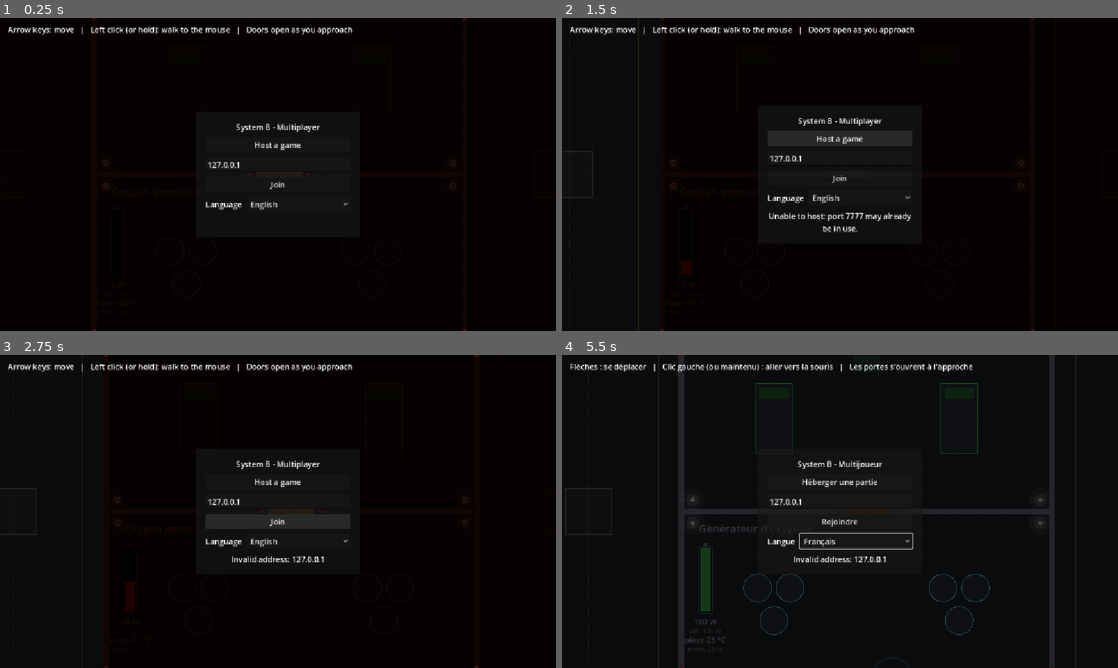
Above: before the commit, frames 1-4 (two rows, left to right).
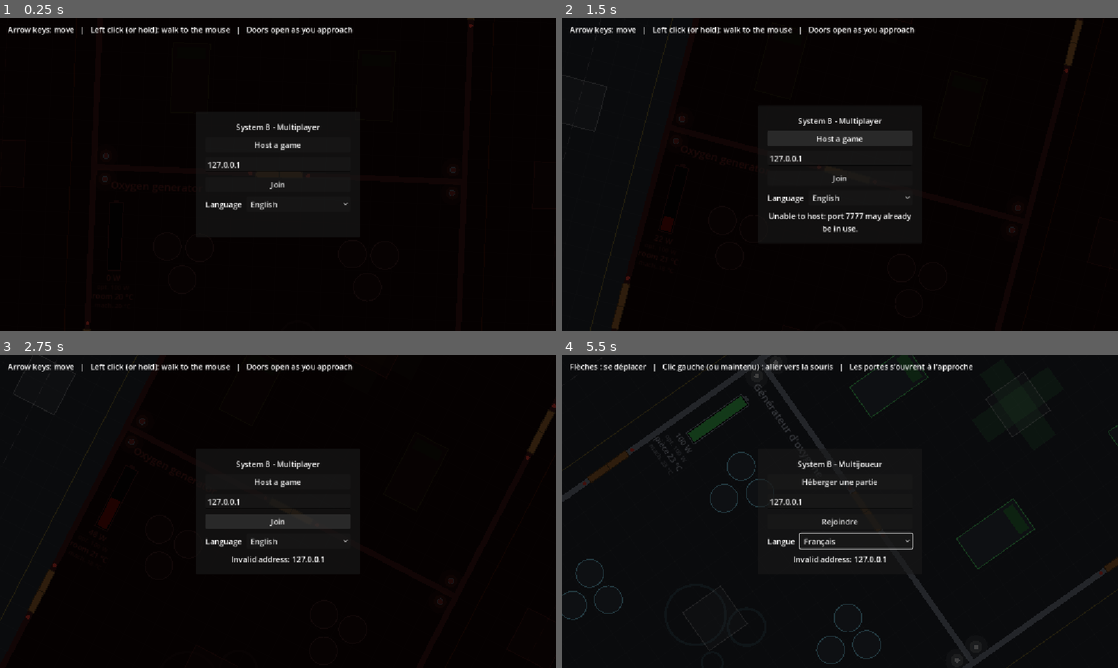
Above: after the commit, the same moments.

Repository: Astropong/System_B
Game: Godot game, scene res://main.tscn
The game is run twice, just before and just after one commit, with the same random seed, the same clock (stepped at 60 frames per second) and the same inputs.
Inputs (mouse positions are in pixels of both pictures, inside the frame that each line leads up to):
- Up to frame 1 (0.25 s): no input
- Up to frame 2 (1.5 s): click "English" at 0.5 s; click "Host a game" at 1.25 s
- Up to frame 3 (2.75 s): click "Join" at 2 s
- Up to frame 4 (5.5 s): move the mouse to (962, 495) at 2.77 s; hold Right (ui_right) 2.78-3.53 s; click (962, 495) at 2.92 s; move the mouse to (728, 527) at 3.52 s; hold Down (ui_down) 3.53-4.28 s; move the mouse to (895, 442) at 4.27 s; hold Right (ui_right) 4.28-5.03 s; hold Space (interact) 4.28-5.03 s; move the mouse to (812, 574) at 5.02 s; hold Up (ui_up) from 5.03 s (still down); tap Space (interact) at 5.1 s; click (812, 574) at 5.17 s

The runs differ from the first frame. In frame 1, less than 0.1% of the frame differs, in the area x 15-86%, y 0-100%; in frame 2, 0.7%; in frame 3, 0.7%; in frame 4, 6.8%, in the area x 0-100%, y 0-100%.

Commit message:
Rotation du vaisseau, caméra tournante, interpolation physique et nettoyage
- Le vaisseau tourne à angular_speed (10 °/s), simulé par chaque joueur :
  orientation envoyée et corrigée par l'hôte avec la position.
- La caméra du joueur tourne avec le vaisseau, qui reste droit à l'écran ;
  flèches et cible souris sont dans le repère du vaisseau.
- Interpolation physique activée contre le tremblement, caméra sans lissage,
  reset_physics_interpolation() lors des corrections brusques.
- Fond étoilé : couvre aussi les coins de l'écran quand la caméra est tournée.
- Nettoyage : RPC _receive_power_and_temperatures (nom trop proche de
  _receive_module_states), _update_module_rules, Module._request_arrangement
  partagé avec le Couloir, en-tête de Module à jour, redessin inutile retiré.

Co-Authored-By: Claude Opus 5.5 <noreply@anthropic.com>

Diff:
--- a/player/player.gd
+++ b/player/player.gd
@@ -3,8 +3,10 @@
 ## Personnage vu de dessus, dessiné comme un rond.
 ## - Flèches du clavier : déplacement direct.
 ## - Clic gauche (ou bouton maintenu) : le personnage se rend vers la souris.
-## Il est placé dans le vaisseau (nœud Ship/Crew) : il avance avec lui, et sa
-## position comme sa cible sont exprimées dans le repère du vaisseau.
+## Il est placé dans le vaisseau (nœud Ship/Crew) : il avance et tourne avec
+## lui, et sa position comme sa cible sont exprimées dans le repère du vaisseau.
+## La caméra tourne avec le vaisseau (ignore_rotation désactivé) : le vaisseau
+## reste droit à l'écran, c'est l'espace autour qui tourne.
 ##
 ## Multijoueur : le nom du nœud est l'identifiant réseau du joueur, qui fait
 ## autorité sur son personnage. Seul le personnage local lit les commandes et
@@ -108,16 +110,27 @@
 
 
 ## Vitesse selon l'ordre en cours ; identique sur toutes les machines.
+## Les ordres (direction des flèches, cible) sont dans le repère du vaisseau,
+## qui est aussi celui de l'écran puisque la caméra tourne avec lui ;
+## move_and_slide applique la vitesse dans le repère du monde : on la tourne
+## donc de l'orientation du vaisseau (synchronisée entre les joueurs).
 func _compute_velocity(delta: float) -> Vector2:
+	var ship_rotation := _get_ship_rotation()
 	if input_dir != Vector2.ZERO:
-		return input_dir * speed
+		return input_dir.rotated(ship_rotation) * speed
 	if has_target:
 		var to_target := target - position
 		if to_target.length() <= speed * delta:
 			has_target = false
-			return to_target / delta  # dernier petit pas pile sur la cible
-		return to_target.normalized() * speed
+			return (to_target / delta).rotated(ship_rotation)  # dernier petit pas pile sur la cible
+		return to_target.normalized().rotated(ship_rotation) * speed
 	return Vector2.ZERO
+
+
+## Orientation (radians) du repère du personnage, c'est-à-dire du vaisseau.
+func _get_ship_rotation() -> float:
+	var parent := get_parent() as Node2D
+	return parent.global_rotation if parent else 0.0
 
 
 ## Joueur local : envoie l'ordre quand il change (dont l'arrêt), et des
@@ -180,6 +193,7 @@
 	if _position_error.length() > CORRECTION_SNAP_DISTANCE:
 		position = at
 		_position_error = Vector2.ZERO
+		reset_physics_interpolation()  # saut : pas d'interpolation
 
 
 func _apply_correction(delta: float) -> void:
@@ -202,6 +216,8 @@
 	draw_arc(Vector2.ZERO, radius, 0.0, TAU, 48, color.darkened(0.4), 3.0)
 	# La cible n'est montrée qu'à son propre joueur.
 	if has_target and is_multiplayer_authority():
-		var t := target - position  # le vaisseau n'est ni tourné ni agrandi
+		# Le personnage n'est ni tourné ni agrandi dans le vaisseau : son repère
+		# local a l'orientation du vaisseau, comme la cible.
+		var t := target - position
 		draw_arc(t, 8.0, 0.0, TAU, 24, Color.WHITE, 2.0)
 		draw_line(Vector2.ZERO, t, Color(1, 1, 1, 0.25), 1.0)
--- a/player/player.tscn
+++ b/player/player.tscn
@@ -26,8 +26,9 @@
 shape = SubResource("CircleShape2D_player")
 
 [node name="Camera2D" type="Camera2D" parent="."]
+ignore_rotation = false
+process_callback = 0
 enabled = false
-position_smoothing_enabled = true
 
 [node name="VisionLight" type="PointLight2D" parent="."]
 enabled = false
--- a/project.godot
+++ b/project.godot
@@ -36,6 +36,7 @@
 [physics]
 
 3d/physics_engine="Jolt Physics"
+common/physics_interpolation=true
 
 [rendering]
 
--- a/ship/modules/module.gd
+++ b/ship/modules/module.gd
@@ -4,9 +4,10 @@
 extends Node2D
 ## Classe abstraite de base pour toutes les salles (modules) du vaisseau.
 ##
-## Les caractéristiques du TYPE (identifiant, consommation idéale, taille,
-## pannes possibles) sont fournies par chaque classe fille via les méthodes
-## abstraites ci-dessous. Les valeurs propres à CHAQUE INSTANCE (puissance
+## Les caractéristiques du TYPE (identifiant, consommation idéale, pannes
+## possibles) sont fournies par chaque classe fille via les méthodes abstraites
+## ci-dessous ; la taille et l'alimentation minimale ont une valeur par défaut,
+## redéfinissable. Les valeurs propres à CHAQUE INSTANCE (puissance
 ## fournie, températures de la machine et de la pièce, état, place dans le
 ## vaisseau) sont des variables de cette classe.
 
@@ -125,11 +126,10 @@
 		machine_temperature = clampf(value, TEMPERATURE_MIN, TEMPERATURE_MAX)
 		queue_redraw()
 
-## État du module : 1 = intact, 0 = détruit.
+## État du module : 1 = intact, 0 = détruit (voir is_intact).
 @export_range(0.0, 1.0, 0.01) var state: float = 1.0:
 	set(value):
 		state = clampf(value, 0.0, 1.0)
-		queue_redraw()
 
 var _lamps: Node2D
 var _light_color: Color = Color.WHITE
@@ -143,9 +143,7 @@
 @export var grid_position: Vector2i = Vector2i.ZERO:
 	set(value):
 		grid_position = value
-		var ship := get_parent()
-		if ship != null and ship.has_method("arrange_modules"):
-			ship.arrange_modules()
+		_request_arrangement()
 
 ## Ouvertures des portes, réglées par le vaisseau : liste de [côté (Side),
 ## position du centre de l'ouverture le long de ce côté (px)].
@@ -225,6 +223,15 @@
 ## Taille du module en pixels.
 func get_pixel_size() -> Vector2:
 	return Vector2(get_size()) * CELL_SIZE
+
+
+## À appeler quand la place ou la taille du module change : le vaisseau
+## replace alors ses modules et reconstruit murs et portes.
+func _request_arrangement() -> void:
+	queue_redraw()
+	var ship := get_parent()
+	if ship != null and ship.has_method("arrange_modules"):
+		ship.arrange_modules()
 
 
 func _ready() -> void:
--- a/ship/modules/module_couloir.gd
+++ b/ship/modules/module_couloir.gd
@@ -10,10 +10,7 @@
 @export var size_cells: Vector2i = Vector2i(8, 16):
 	set(value):
 		size_cells = value
-		queue_redraw()
-		var ship := get_parent()
-		if ship != null and ship.has_method("arrange_modules"):
-			ship.arrange_modules()
+		_request_arrangement()
 
 
 func get_type_id() -> Module.ModuleType:
--- a/ship/ship.gd
+++ b/ship/ship.gd
@@ -8,38 +8,52 @@
 ## Pour changer la composition, ajoutez ou supprimez des modules enfants dans
 ## la scène et réglez leur position dans la grille.
 ##
-## Multijoueur : chaque joueur fait avancer le vaisseau lui-même à la vitesse
-## [member speed]. L'hôte fait autorité : il envoie chaque changement de vitesse
-## (avec la position), et une correction de position toutes les
-## MOTION_SYNC_INTERVAL secondes ; les autres résorbent l'écart en douceur.
+##
+## Multijoueur : chaque joueur fait avancer et tourner le vaisseau lui-même, à
+## [member speed] et [member angular_speed]. L'hôte fait autorité : il envoie
+## chaque changement de vitesse (avec la position et l'orientation), et une
+## correction de position et d'orientation toutes les MOTION_SYNC_INTERVAL
+## secondes ; les autres résorbent l'écart en douceur. Tous les joueurs voient
+## ainsi le vaisseau sous la même orientation.
 ## L'hôte applique aussi les règles d'alimentation (voir power_rules.gd)
 ## PowerRules.UPDATE_RATE fois par seconde, puis les règles de température
 ## (voir temperature_rules.gd), et envoie le résultat aux autres.
 
 ## Intervalle (s) entre deux corrections de position envoyées par l'hôte.
 const MOTION_SYNC_INTERVAL := 1.0
-## Vitesse de résorption d'un écart de position (proportion par seconde).
+## Vitesse de résorption d'un écart de position ou d'orientation (proportion par seconde).
 const CORRECTION_RATE := 2.0
 ## Au-delà de cet écart (px), la position est corrigée d'un coup.
 const CORRECTION_SNAP_DISTANCE := 96.0
+## Au-delà de cet écart (degrés), l'orientation est corrigée d'un coup.
+const CORRECTION_SNAP_ANGLE := 10.0
 ## Longueur minimale (cases) d'un mur partagé pour y placer une porte.
 const MIN_SHARED_WALL := 4
 
-## Vitesse d'avancée du vaisseau vers la droite, en pixels par seconde
-## (1 case = 48 px). Peut varier en cours de partie : à modifier sur l'hôte,
-## qui transmet le changement aux autres joueurs.
+## Vitesse d'avancée du vaisseau vers la droite de l'écran, en pixels par
+## seconde (1 case = 48 px). Peut varier en cours de partie : à modifier sur
+## l'hôte, qui transmet le changement aux autres joueurs.
 @export var speed: float = 10.0:
 	set(value):
 		if value == speed:
 			return
 		speed = value
-		if is_inside_tree() and not Engine.is_editor_hint() and is_multiplayer_authority():
-			_receive_motion.rpc(position, speed)
+		_send_motion_change()
+
+## Vitesse de rotation du vaisseau, en degrés par seconde (positif : sens
+## horaire à l'écran). Même fonctionnement que [member speed].
+@export var angular_speed: float = 10.0:
+	set(value):
+		if value == angular_speed:
+			return
+		angular_speed = value
+		_send_motion_change()
 
 var _arranging: bool = false
-var _power_timer: float = 0.0
+var _rules_timer: float = 0.0
 var _motion_timer: float = 0.0
 var _position_error := Vector2.ZERO
+var _rotation_error: float = 0.0  # radians
 
 
 func _ready() -> void:
@@ -51,60 +65,85 @@
 	if Engine.is_editor_hint():
 		return
 	position.x += speed * delta
+	# Angle non replié dans [-180°, 180°] : le saut de 360° serait interpolé.
+	rotation += deg_to_rad(angular_speed) * delta
 	if is_multiplayer_authority():
-		_update_power(delta)
+		_update_module_rules(delta)
 		_motion_timer += delta
 		if _motion_timer >= MOTION_SYNC_INTERVAL:
 			_motion_timer = 0.0
-			_receive_position.rpc(position)
+			_receive_position.rpc(position, rotation)
 	else:
 		_apply_correction(delta)
 
 
-## Envoie la position et la vitesse du vaisseau à un joueur qui vient d'arriver (hôte).
+## Envoie le mouvement du vaisseau à un joueur qui vient d'arriver (hôte).
 func send_motion_to(peer_id: int) -> void:
-	_receive_motion.rpc_id(peer_id, position, speed)
+	_receive_motion.rpc_id(peer_id, position, rotation, speed, angular_speed)
+
+
+func _send_motion_change() -> void:
+	if is_inside_tree() and not Engine.is_editor_hint() and is_multiplayer_authority():
+		_receive_motion.rpc(position, rotation, speed, angular_speed)
 
 
 ## Changement de vitesse (ou arrivée dans la partie) : envoi fiable.
 @rpc("authority", "call_remote", "reliable")
-func _receive_motion(new_position: Vector2, new_speed: float) -> void:
+func _receive_motion(new_position: Vector2, new_rotation: float, new_speed: float,
+		new_angular_speed: float) -> void:
 	speed = new_speed
-	_correct_to(new_position)
+	angular_speed = new_angular_speed
+	_correct_to(new_position, new_rotation)
 
 
 ## Correction périodique : une correction perdue est remplacée par la suivante.
 @rpc("authority", "call_remote", "unreliable_ordered")
-func _receive_position(new_position: Vector2) -> void:
-	_correct_to(new_position)
-
-
-func _correct_to(new_position: Vector2) -> void:
+func _receive_position(new_position: Vector2, new_rotation: float) -> void:
+	_correct_to(new_position, new_rotation)
+
+
+func _correct_to(new_position: Vector2, new_rotation: float) -> void:
+	var snapped := false
 	_position_error = new_position - position
 	if _position_error.length() > CORRECTION_SNAP_DISTANCE:
 		position = new_position
 		_position_error = Vector2.ZERO
+		snapped = true
+	_rotation_error = angle_difference(rotation, new_rotation)
+	if absf(_rotation_error) > deg_to_rad(CORRECTION_SNAP_ANGLE):
+		rotation = new_rotation
+		_rotation_error = 0.0
+		snapped = true
+	# Saut : à afficher tel quel, sans interpolation depuis l'ancienne position.
+	if snapped:
+		reset_physics_interpolation()
 
 
 func _apply_correction(delta: float) -> void:
-	if _position_error == Vector2.ZERO:
-		return
-	var step := _position_error * minf(1.0, CORRECTION_RATE * delta)
-	if step.length() < 0.01:
-		step = _position_error
-	position += step
-	_position_error -= step
-
-
-## Alimentation : mise à jour à intervalle fixe (hôte uniquement).
-func _update_power(delta: float) -> void:
+	if _position_error != Vector2.ZERO:
+		var step := _position_error * minf(1.0, CORRECTION_RATE * delta)
+		if step.length() < 0.01:
+			step = _position_error
+		position += step
+		_position_error -= step
+	if _rotation_error != 0.0:
+		var turn := _rotation_error * minf(1.0, CORRECTION_RATE * delta)
+		if absf(turn) < 0.00001:
+			turn = _rotation_error
+		rotation += turn
+		_rotation_error -= turn
+
+
+## Alimentation puis température des modules : mise à jour à intervalle fixe
+## (hôte uniquement), résultat envoyé aux autres en un seul message.
+func _update_module_rules(delta: float) -> void:
 	var step := 1.0 / PowerRules.UPDATE_RATE
-	_power_timer += delta
-	if _power_timer < step:
+	_rules_timer += delta
+	if _rules_timer < step:
 		return
 	var modules := get_modules()
-	while _power_timer >= step:
-		_power_timer -= step
+	while _rules_timer >= step:
+		_rules_timer -= step
 		PowerRules.update(modules, step)
 		TemperatureRules.update(modules, step)
 
@@ -116,11 +155,11 @@
 		power.append(m.power_supplied)
 		room_temperatures.append(m.room_temperature)
 		machine_temperatures.append(m.machine_temperature)
-	_receive_modules_state.rpc(power, room_temperatures, machine_temperatures)
+	_receive_power_and_temperatures.rpc(power, room_temperatures, machine_temperatures)
 
 
 @rpc("authority", "call_remote", "unreliable_ordered")
-func _receive_modules_state(power: PackedFloat32Array, room_temperatures: PackedFloat32Array,
+func _receive_power_and_temperatures(power: PackedFloat32Array, room_temperatures: PackedFloat32Array,
 		machine_temperatures: PackedFloat32Array) -> void:
 	var modules := get_modules()
 	for i in mini(power.size(), modules.size()):
--- a/world/starfield.gd
+++ b/world/starfield.gd
@@ -36,7 +36,10 @@
 	var camera := get_viewport().get_camera_2d() if not Engine.is_editor_hint() else null
 	if camera:
 		center = camera.get_screen_center_position()
-		half = get_viewport_rect().size / camera.zoom / 2.0
+		# La caméra peut être tournée (elle suit le vaisseau) : on couvre le
+		# disque circonscrit à l'écran, quelle que soit l'orientation.
+		var radius := (get_viewport_rect().size / camera.zoom / 2.0).length()
+		half = Vector2(radius, radius)
 	var from := ((center - half) / tile_size).floor()
 	var to := ((center + half) / tile_size).floor()
 	return Rect2i(Vector2i(from), Vector2i(to - from) + Vector2i.ONE)
Not shown, changed: CLAUDE.md
